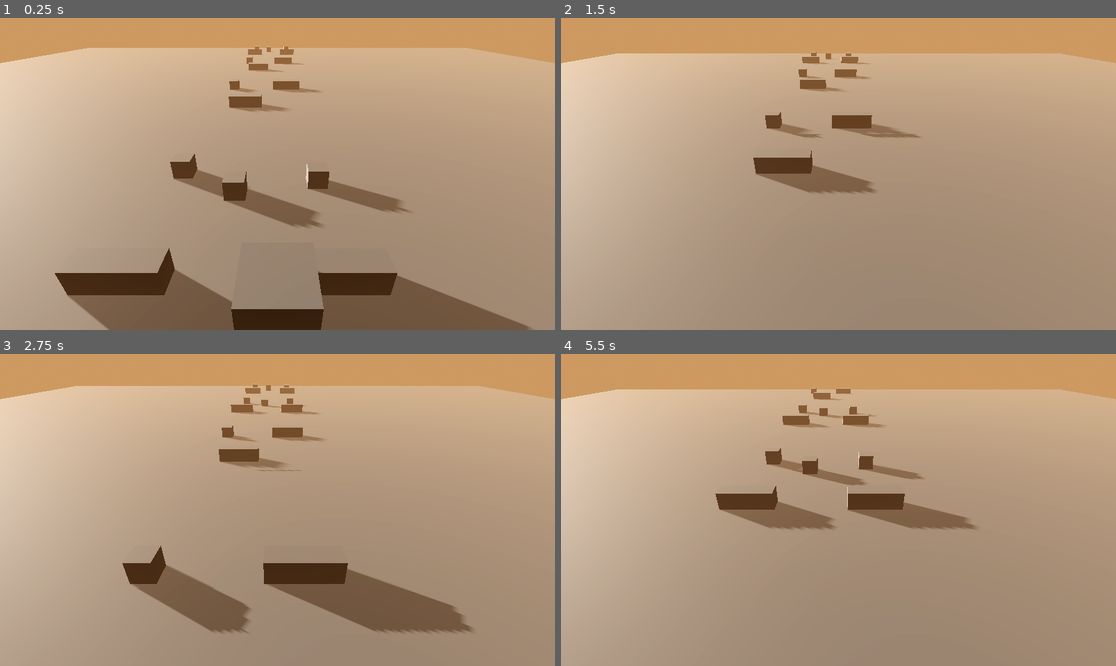
Above: before the commit, frames 1-4 (two rows, left to right).
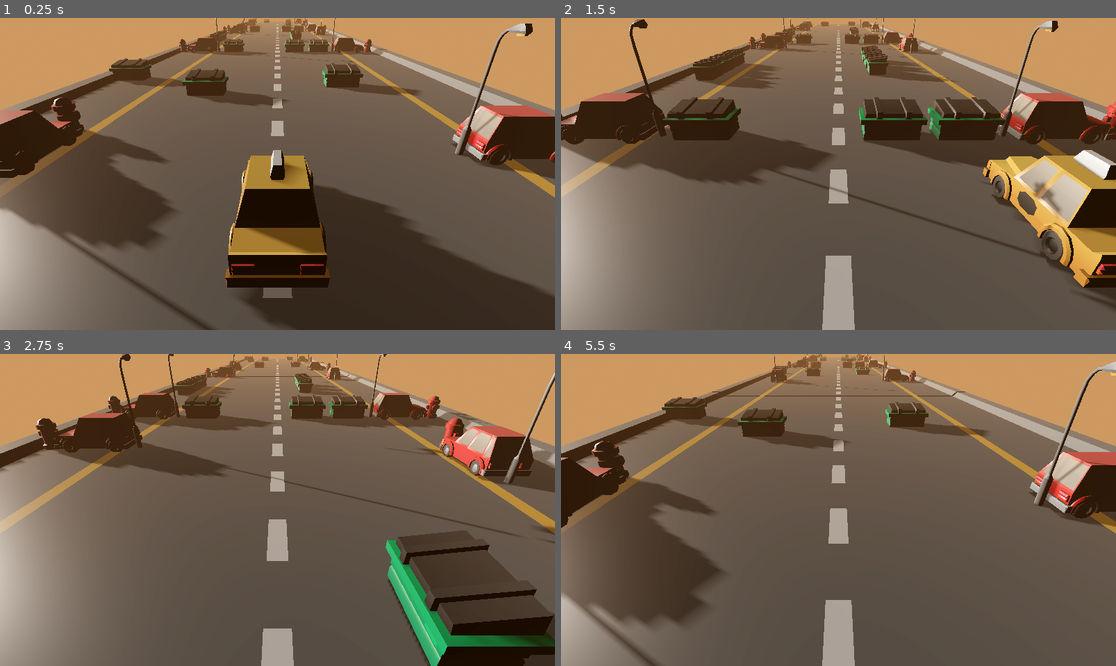
Above: after the commit, the same moments.

Repository: TheoM04/Car-Game
Game: Godot game, scene res://Main.tscn
The game is run twice, just before and just after one commit, with the same random seed, the same clock (stepped at 60 frames per second) and the same inputs.
Inputs (mouse positions are in pixels of both pictures, inside the frame that each line leads up to):
- Up to frame 1 (0.25 s): no input
- Up to frame 2 (1.5 s): tap Enter at 0.5 s; move the mouse to (960, 158) at 0.52 s; hold Right (ui_right) 0.53-1.28 s; click (960, 158) at 0.67 s; move the mouse to (727, 189) at 1.27 s; hold Down (ui_down) from 1.28 s (still down)
- Up to frame 3 (2.75 s): move the mouse to (333, 441) at 2.02 s; release Down (ui_down) at 2.03 s; hold Right (ui_right) from 2.03 s (still down)
- Up to frame 4 (5.5 s): move the mouse to (810, 572) at 2.77 s; release Right (ui_right) at 2.78 s; hold Up (ui_up) 2.78-3.53 s; click (810, 572) at 2.92 s; move the mouse to (1005, 556) at 3.52 s; hold Left (ui_left) 3.53-5.03 s; move the mouse to (672, 463) at 4.27 s; move the mouse to (866, 510) at 5.02 s; hold Down (ui_down) from 5.03 s (still down); click (866, 510) at 5.17 s

The runs differ from the first frame. In frame 1, 86% of the frame differs, in the area x 0-100%, y 0-100%; in frame 2, 88%; in frame 3, 88%; in frame 4, 90%.

Commit message:
added simple graphics for testing

Diff:
--- a/Main.tscn
+++ b/Main.tscn
@@ -20,8 +20,9 @@
 [node name="Main" type="Node3D" unique_id=1971039341]
 
 [node name="Camera3D" type="Camera3D" parent="." unique_id=1200017913]
-transform = Transform3D(1, 0, 0, 0, 0.8660254, 0.5, 0, -0.5, 0.8660254, 0, 7.5, 12.5)
-fov = 59.1
+transform = Transform3D(1, 0, 0, 0, 0.8681295, 0.4963377, 0, -0.4963377, 0.8681295, 0, 2.4806795, 8.979002)
+visible = false
+fov = 57.1
 
 [node name="WorldEnvironment" type="WorldEnvironment" parent="." unique_id=1617015305]
 environment = SubResource("Environment_0xm2m")
@@ -31,8 +32,8 @@
 shadow_enabled = true
 shadow_opacity = 0.75
 
-[node name="Car" parent="." unique_id=989504744 instance=ExtResource("2_r0du0")]
-transform = Transform3D(2, 0, 0, 0, 2, 0, 0, 0, 2, 0, 1, 7.5)
-
 [node name="TerrainController" parent="." unique_id=563873316 instance=ExtResource("3_r0du0")]
 transform = Transform3D(1, 0, 0, 0, 1, 0, 0, 0, 1, 0, 0, 10)
+
+[node name="Car" parent="." unique_id=1049898143 instance=ExtResource("2_r0du0")]
+transform = Transform3D(1, 0, 0, 0, 1, 0, 0, 0, 1, 0, 0, 6.5)
--- a/Scenes/Car.tscn
+++ b/Scenes/Car.tscn
@@ -1,18 +1,18 @@
 [gd_scene format=3 uid="uid://cbhkuopky11b4"]
 
 [ext_resource type="Script" uid="uid://beb1ibup5jao" path="res://Scripts/car.gd" id="1_1k6jk"]
+[ext_resource type="PackedScene" uid="uid://b7tghduhdgn3k" path="res://Assets/gltf/car_taxi.gltf" id="2_go66d"]
 
-[sub_resource type="BoxShape3D" id="BoxShape3D_y2uan"]
-
-[sub_resource type="BoxMesh" id="BoxMesh_gvgjh"]
+[sub_resource type="BoxShape3D" id="BoxShape3D_1sfmx"]
+size = Vector3(0.75, 0.55, 1.57)
 
 [node name="Car" type="CharacterBody3D" unique_id=989504744]
 physics_interpolation_mode = 1
-transform = Transform3D(0.5, 0, 0, 0, 0.5, 0, 0, 0, 0.5, 0, 0, 0)
 script = ExtResource("1_1k6jk")
 
-[node name="CollisionShape3D" type="CollisionShape3D" parent="." unique_id=1057158326]
-shape = SubResource("BoxShape3D_y2uan")
+[node name="car_taxi2" parent="." unique_id=1990908043 instance=ExtResource("2_go66d")]
+transform = Transform3D(-2, 0, -1.7484555e-07, 0, 2, 0, 1.7484555e-07, 0, -2, 0, 0.5756148, 0)
 
-[node name="MeshInstance3D" type="MeshInstance3D" parent="." unique_id=1173139905]
-mesh = SubResource("BoxMesh_gvgjh")
+[node name="CollisionShape3D" type="CollisionShape3D" parent="." unique_id=596478767]
+transform = Transform3D(1, 0, 0, 0, 1, 0, 0, 0, 1, 0, 0.7669185, 0)
+shape = SubResource("BoxShape3D_1sfmx")
--- a/Scenes/obstacles/obstacle_0.tscn
+++ b/Scenes/obstacles/obstacle_0.tscn
@@ -1,13 +1,16 @@
 [gd_scene format=3 uid="uid://krlqrgm6r6y8"]
 
-[sub_resource type="BoxShape3D" id="BoxShape3D_e8qss"]
+[ext_resource type="PackedScene" uid="uid://2mni7734fs3d" path="res://Assets/gltf/dumpster.gltf" id="1_yquvf"]
 
-[sub_resource type="BoxMesh" id="BoxMesh_ke3eq"]
+[sub_resource type="BoxShape3D" id="BoxShape3D_wt3t2"]
+size = Vector3(1, 0.4, 1)
 
 [node name="Obstacle0" type="StaticBody3D" unique_id=689983455]
+transform = Transform3D(1, 0, 0, 0, 1, 0, 0, 0, 1, 0, -0.04859495, 0)
+
+[node name="dumpster2" parent="." unique_id=1481925946 instance=ExtResource("1_yquvf")]
+transform = Transform3D(2, 0, 0, 0, 2, 0, 0, 0, 2, 0, 0, 0)
 
 [node name="CollisionShape3D" type="CollisionShape3D" parent="." unique_id=600264160]
-shape = SubResource("BoxShape3D_e8qss")
-
-[node name="MeshInstance3D" type="MeshInstance3D" parent="." unique_id=1580398344]
-mesh = SubResource("BoxMesh_ke3eq")
+transform = Transform3D(1, 0, 0, 0, 1, 0, 0, 0, 1, 0, 0.30791438, 0)
+shape = SubResource("BoxShape3D_wt3t2")
--- a/Scenes/obstacles/obstacle_1.tscn
+++ b/Scenes/obstacles/obstacle_1.tscn
@@ -1,33 +1,23 @@
 [gd_scene format=3 uid="uid://ddr5umh3di77b"]
 
-[sub_resource type="BoxShape3D" id="BoxShape3D_e8qss"]
+[ext_resource type="PackedScene" uid="uid://k6ssywtns6co" path="res://Assets/gltf/car_hatchback.gltf" id="1_fc5b6"]
+[ext_resource type="PackedScene" uid="uid://bmc0xf36tv55b" path="res://Assets/gltf/firehydrant.gltf" id="2_7nm06"]
+[ext_resource type="PackedScene" uid="uid://iuugdiyrgwra" path="res://Assets/gltf/streetlight.gltf" id="3_7nm06"]
 
-[sub_resource type="BoxMesh" id="BoxMesh_ke3eq"]
+[sub_resource type="BoxShape3D" id="BoxShape3D_x8nsr"]
+size = Vector3(2.3864136, 0.50783694, 0.7578125)
 
-[node name="Obstacle0" type="Node3D" unique_id=187621929]
+[node name="Obstacle1" type="StaticBody3D" unique_id=168672363]
 
-[node name="StaticBody3D_0" type="StaticBody3D" parent="." unique_id=947420944]
-transform = Transform3D(1, 0, 0, 0, 1, 0, 0, 0, 1, -1, 0, 0)
+[node name="car_hatchback2" parent="." unique_id=198184614 instance=ExtResource("1_fc5b6")]
+transform = Transform3D(-8.742278e-08, 0, 2, 0, 2, 0, -2, 0, -8.742278e-08, -0.13853508, 0.106725335, -1.5800133e-08)
 
-[node name="CollisionShape3D" type="CollisionShape3D" parent="StaticBody3D_0" unique_id=600264160]
-shape = SubResource("BoxShape3D_e8qss")
+[node name="firehydrant2" parent="." unique_id=2050807353 instance=ExtResource("2_7nm06")]
+transform = Transform3D(3, 0, 0, 0, 3, 0, 0, 0, 3, 1, -0.0070322845, 0)
 
-[node name="MeshInstance3D" type="MeshInstance3D" parent="StaticBody3D_0" unique_id=1580398344]
-mesh = SubResource("BoxMesh_ke3eq")
+[node name="streetlight2" parent="." unique_id=1450857140 instance=ExtResource("3_7nm06")]
+transform = Transform3D(-8.742278e-08, 0, 2, 0, 2, 0, -2, 0, -8.742278e-08, -1, 0, 0)
 
-[node name="StaticBody3D_1" type="StaticBody3D" parent="." unique_id=1457236938]
-
-[node name="CollisionShape3D" type="CollisionShape3D" parent="StaticBody3D_1" unique_id=1738878659]
-shape = SubResource("BoxShape3D_e8qss")
-
-[node name="MeshInstance3D" type="MeshInstance3D" parent="StaticBody3D_1" unique_id=776704378]
-mesh = SubResource("BoxMesh_ke3eq")
-
-[node name="StaticBody3D_2" type="StaticBody3D" parent="." unique_id=1614668471]
-transform = Transform3D(1, 0, 0, 0, 1, 0, 0, 0, 1, 1, 0, 0)
-
-[node name="CollisionShape3D" type="CollisionShape3D" parent="StaticBody3D_2" unique_id=138270927]
-shape = SubResource("BoxShape3D_e8qss")
-
-[node name="MeshInstance3D" type="MeshInstance3D" parent="StaticBody3D_2" unique_id=130798688]
-mesh = SubResource("BoxMesh_ke3eq")
+[node name="CollisionShape3D" type="CollisionShape3D" parent="." unique_id=1490398746]
+transform = Transform3D(1, 0, 0, 0, 1, 0, 0, 0, 1, -0.056793213, 0.19239505, -0.0056152344)
+shape = SubResource("BoxShape3D_x8nsr")
--- a/Scenes/terrain_blocks/terrain_0.tscn
+++ b/Scenes/terrain_blocks/terrain_0.tscn
@@ -2,29 +2,61 @@
 
 [ext_resource type="PackedScene" uid="uid://krlqrgm6r6y8" path="res://Scenes/obstacles/obstacle_0.tscn" id="1_5xi7c"]
 [ext_resource type="PackedScene" uid="uid://ddr5umh3di77b" path="res://Scenes/obstacles/obstacle_1.tscn" id="2_ssj1u"]
+[ext_resource type="PackedScene" uid="uid://7ipd38l0atck" path="res://Assets/gltf/road_straight.gltf" id="3_apgns"]
 
-[sub_resource type="PlaneMesh" id="PlaneMesh_e8qss"]
-size = Vector2(100, 20)
+[sub_resource type="BoxShape3D" id="BoxShape3D_2lj6w"]
+size = Vector3(11.993683, 0.41992724, 17.293457)
 
-[sub_resource type="ConvexPolygonShape3D" id="ConvexPolygonShape3D_ssj1u"]
-points = PackedVector3Array(-50, 0, -10, -50, 0, 10, 50, 0, -10, 50, 0, 10)
+[node name="AnimatableBody3D" type="AnimatableBody3D" unique_id=739630927]
 
-[node name="terrain_0" type="MeshInstance3D" unique_id=1209914852]
-mesh = SubResource("PlaneMesh_e8qss")
-
-[node name="ExitPoint" type="Marker3D" parent="." unique_id=1899368519]
-transform = Transform3D(1, 0, 0, 0, 1, 0, 0, 0, 1, 0, 0, 10)
+[node name="ExitPoint" type="Marker3D" parent="." unique_id=301943772]
+transform = Transform3D(1, 0, 0, 0, 1, 0, 0, 0, 1, 0, 0, 7.6367183)
 
 [node name="Obstacle0" parent="." unique_id=689983455 instance=ExtResource("1_5xi7c")]
-transform = Transform3D(1, 0, 0, 0, 1, 0, 0, 0, 1, -5, 0.5, -3)
+transform = Transform3D(-4.371139e-08, 0, -1, 0, 1, 0, 1, 0, -4.371139e-08, -4.473379, 0.42678463, -3)
 
-[node name="Obstacle1" parent="." unique_id=672319056 instance=ExtResource("2_ssj1u")]
-transform = Transform3D(1, 0, 0, 0, 1, 0, 0, 0, 1, 1, 0.5, -3)
+[node name="Obstacle1" parent="." unique_id=168672363 instance=ExtResource("2_ssj1u")]
+transform = Transform3D(-4.371139e-08, 0, 1, 0, 1, 0, -1, 0, -4.371139e-08, 4, 0.42678463, -8)
 
-[node name="Obstacle2" parent="." unique_id=1156484078 instance=ExtResource("2_ssj1u")]
-transform = Transform3D(1, 0, 0, 0, 1, 0, 0, 0, 1, -3, 0.5, 4)
+[node name="Obstacle2" parent="." unique_id=1130055316 instance=ExtResource("2_ssj1u")]
+transform = Transform3D(-1, 0, 8.742278e-08, 0, 1, 0, -8.742278e-08, 0, -1, -4.225002, 0.42678463, -9)
 
-[node name="StaticBody3D" type="StaticBody3D" parent="." unique_id=1615647704]
+[node name="Obstacle3" parent="." unique_id=143763449 instance=ExtResource("1_5xi7c")]
+transform = Transform3D(-4.371139e-08, 0, -1, 0, 1, 0, 1, 0, -4.371139e-08, -4.473379, 0.42678463, -1.656161)
 
-[node name="CollisionShape3D" type="CollisionShape3D" parent="StaticBody3D" unique_id=319272622]
-shape = SubResource("ConvexPolygonShape3D_ssj1u")
+[node name="Obstacle4" parent="." unique_id=1044933725 instance=ExtResource("1_5xi7c")]
+transform = Transform3D(-4.371139e-08, 0, -1, 0, 1, 0, 1, 0, -4.371139e-08, -4.473379, 0.42678463, -0.35026526)
+
+[node name="Obstacle6" parent="." unique_id=698436502 instance=ExtResource("1_5xi7c")]
+transform = Transform3D(1, 0, 0, 0, 1, 0, 0, 0, 1, 0.9563377, 0.42678463, 5)
+
+[node name="Obstacle5" parent="." unique_id=959026181 instance=ExtResource("1_5xi7c")]
+transform = Transform3D(1, 0, 0, 0, 1, 0, 0, 0, 1, 2.2901435, 0.42678463, 5)
+
+[node name="Obstacle7" parent="." unique_id=890849017 instance=ExtResource("2_ssj1u")]
+transform = Transform3D(1, 0, 0, 0, 1, 0, 0, 0, 1, 4.087776, 0.42678463, 5)
+
+[node name="Obstacle8" parent="." unique_id=304064653 instance=ExtResource("2_ssj1u")]
+transform = Transform3D(-1, 0, 8.742278e-08, 0, 1, 0, -8.742278e-08, 0, -1, -4.3126483, 0.42678463, 5)
+
+[node name="Obstacle9" parent="." unique_id=1402061593 instance=ExtResource("1_5xi7c")]
+transform = Transform3D(1, 0, 0, 0, 1, 0, 0, 0, 1, -2.4511456, 0.42678463, 5)
+
+[node name="Obstacle11" parent="." unique_id=654916125 instance=ExtResource("1_5xi7c")]
+transform = Transform3D(1.3113416e-07, 0, -1, 0, 1, 0, 1, 0, 1.3113416e-07, 1.4161191, 0.42678463, -1.2423863)
+
+[node name="Obstacle12" parent="." unique_id=218104593 instance=ExtResource("1_5xi7c")]
+transform = Transform3D(1.3113416e-07, 0, -1, 0, 1, 0, 1, 0, 1.3113416e-07, 1.4161191, 0.42678463, -2.7066433)
+
+[node name="Obstacle13" parent="." unique_id=371703181 instance=ExtResource("1_5xi7c")]
+transform = Transform3D(1.3113416e-07, 0, -1, 0, 1, 0, 1, 0, 1.3113416e-07, 1.4161191, 0.42678463, -4.137868)
+
+[node name="CollisionShape3D" type="CollisionShape3D" parent="." unique_id=1846078950]
+transform = Transform3D(1, 0, 0, 0, 1, 0, 0, 0, 1, -0.0029754639, 0.21301538, -0.9855957)
+shape = SubResource("BoxShape3D_2lj6w")
+
+[node name="road_straight2" parent="." unique_id=1094575158 instance=ExtResource("3_apgns")]
+transform = Transform3D(6, 0, 0, 0, 6, 0, 0, 0, 4.3199997, 0, 0, -5.3199997)
+
+[node name="road_straight3" parent="." unique_id=288012741 instance=ExtResource("3_apgns")]
+transform = Transform3D(6, 0, 0, 0, 6, 0, 0, 0, 4.3199997, 0, 0, 3.3199997)
--- a/Scenes/terrain_blocks/terrain_1.tscn
+++ b/Scenes/terrain_blocks/terrain_1.tscn
@@ -2,35 +2,37 @@
 
 [ext_resource type="PackedScene" uid="uid://krlqrgm6r6y8" path="res://Scenes/obstacles/obstacle_0.tscn" id="1_kson5"]
 [ext_resource type="PackedScene" uid="uid://ddr5umh3di77b" path="res://Scenes/obstacles/obstacle_1.tscn" id="2_vjcuh"]
+[ext_resource type="PackedScene" uid="uid://7ipd38l0atck" path="res://Assets/gltf/road_straight.gltf" id="3_vjcuh"]
 
-[sub_resource type="PlaneMesh" id="PlaneMesh_e8qss"]
-size = Vector2(100, 20)
+[sub_resource type="BoxShape3D" id="BoxShape3D_l83et"]
+size = Vector3(11.812012, 0.42019787, 17.276611)
 
-[sub_resource type="ConvexPolygonShape3D" id="ConvexPolygonShape3D_kson5"]
-points = PackedVector3Array(-50, 0, -10, -50, 0, 10, 50, 0, -10, 50, 0, 10)
+[node name="AnimatableBody3D" type="AnimatableBody3D" unique_id=1385488638]
 
-[node name="terrain_0" type="MeshInstance3D" unique_id=1209914852]
-mesh = SubResource("PlaneMesh_e8qss")
-
-[node name="ExitPoint" type="Marker3D" parent="." unique_id=1899368519]
-transform = Transform3D(1, 0, 0, 0, 1, 0, 0, 0, 1, 0, 0, 10)
+[node name="ExitPoint" type="Marker3D" parent="." unique_id=2022592829]
+transform = Transform3D(1, 0, 0, 0, 1, 0, 0, 0, 1, 0, 0, 7.637372)
 
 [node name="Obstacle0" parent="." unique_id=689983455 instance=ExtResource("1_kson5")]
-transform = Transform3D(1, 0, 0, 0, 1, 0, 0, 0, 1, -5, 0.5, -3)
+transform = Transform3D(1, 0, 0, 0, 1, 0, 0, 0, 1, -5, 0.38484544, -5)
 
-[node name="Obstacle3" parent="." unique_id=2047072805 instance=ExtResource("1_kson5")]
-transform = Transform3D(1, 0, 0, 0, 1, 0, 0, 0, 1, -2, 0.5, -1)
+[node name="Obstacle3" parent="." unique_id=539251024 instance=ExtResource("1_kson5")]
+transform = Transform3D(1, 0, 0, 0, 1, 0, 0, 0, 1, -2, 0.38484544, -3)
 
-[node name="Obstacle1" parent="." unique_id=672319056 instance=ExtResource("2_vjcuh")]
-transform = Transform3D(1, 0, 0, 0, 1, 0, 0, 0, 1, 2, 0.5, 4)
+[node name="Obstacle1" parent="." unique_id=168672363 instance=ExtResource("2_vjcuh")]
+transform = Transform3D(1, 0, 0, 0, 1, 0, 0, 0, 1, 4, 0.42176908, 1)
 
-[node name="Obstacle2" parent="." unique_id=1156484078 instance=ExtResource("2_vjcuh")]
-transform = Transform3D(1, 0, 0, 0, 1, 0, 0, 0, 1, -5, 0.5, 4)
+[node name="Obstacle2" parent="." unique_id=503359387 instance=ExtResource("2_vjcuh")]
+transform = Transform3D(-4.371139e-08, 0, 1, 0, 1, 0, -1, 0, -4.371139e-08, -4, 0.42176908, 1)
 
-[node name="Obstacle4" parent="." unique_id=1027862894 instance=ExtResource("1_kson5")]
-transform = Transform3D(1, 0, 0, 0, 1, 0, 0, 0, 1, 2, 0.5, -2)
+[node name="Obstacle4" parent="." unique_id=1500889392 instance=ExtResource("1_kson5")]
+transform = Transform3D(1, 0, 0, 0, 1, 0, 0, 0, 1, 2, 0.38484544, -4)
 
-[node name="StaticBody3D" type="StaticBody3D" parent="." unique_id=2144360537]
+[node name="CollisionShape3D" type="CollisionShape3D" parent="." unique_id=2130819612]
+transform = Transform3D(1, 0, 0, 0, 1, 0, 0, 0, 1, -0.08706665, 0.21058185, -0.9991455)
+shape = SubResource("BoxShape3D_l83et")
 
-[node name="CollisionShape3D" type="CollisionShape3D" parent="StaticBody3D" unique_id=899379844]
-shape = SubResource("ConvexPolygonShape3D_kson5")
+[node name="road_straight2" parent="." unique_id=1094575158 instance=ExtResource("3_vjcuh")]
+transform = Transform3D(6, 0, 0, 0, 6, 0, 0, 0, 4.3199997, 0, 0, -5.3199997)
+
+[node name="road_straight3" parent="." unique_id=1772688243 instance=ExtResource("3_vjcuh")]
+transform = Transform3D(6, 0, 0, 0, 6, 0, 0, 0, 4.3199997, 0, 0, 3.3199997)
--- a/Scripts/car.gd
+++ b/Scripts/car.gd
@@ -2,21 +2,16 @@
 
 
 const SPEED = 5.0
-const JUMP_VELOCITY = 4.5
 
-
-func _physics_process(delta: float) -> void:
-	# Add the gravity.
-	if not is_on_floor():
-		velocity += get_gravity() * delta
-
+func _physics_process(_delta: float) -> void:
 	# Get the input direction and handle the movement/deceleration.
 	# As good practice, you should replace UI actions with custom gameplay actions.
 	var input_dir := Input.get_vector("ui_left", "ui_right", "ui_up", "ui_down")
-	var direction := (transform.basis * Vector3(input_dir.x, 0, input_dir.y)).normalized()
+	var direction := (transform.basis * Vector3(input_dir.x, 0, 0)).normalized()
 	if direction:
 		velocity.x = direction.x * SPEED
 	else:
 		velocity.x = move_toward(velocity.x, 0, SPEED)
 
+	velocity.z = 0
 	move_and_slide()
--- a/Scripts/terrain_controller.gd
+++ b/Scripts/terrain_controller.gd
@@ -10,12 +10,13 @@
 ## Holds the catalog of loaded terrian block scenes
 var TerrainBlocks: Array = []
 ## The set of terrian blocks which are currently rendered to viewport
-var terrain_belt: Array[MeshInstance3D] = []
+var terrain_belt: Array[AnimatableBody3D] = []
 @export var terrain_velocity: float = 10.0
 ## The number of blocks to keep rendered to the viewport
 @export var num_terrain_blocks = 4
 ## Path to directory holding the terrain block scenes
 @export_dir var terrian_blocks_path = "res://Scenes/terrain_blocks"
+@export var block_size: float = 17.277
 
 
 func _ready() -> void:
@@ -35,7 +36,7 @@
 	for block_index in number_of_blocks:
 		var block = TerrainBlocks.pick_random().instantiate()
 		if block_index == 0:
-			block.position.z = block.mesh.size.y/2
+			block.position.z = block_size/2
 		else:
 			_append_to_far_edge(terrain_belt[block_index-1], block)
 		add_child(block)
@@ -46,7 +47,7 @@
 	for block in terrain_belt:
 		block.position.z += terrain_velocity * delta
 
-	if terrain_belt[0].position.z >= terrain_belt[0].mesh.size.y/2:
+	if terrain_belt[0].position.z >= block_size/2:
 		var last_terrain = terrain_belt[-1]
 		var first_terrain = terrain_belt.pop_front()
 
@@ -57,5 +58,5 @@
 		first_terrain.queue_free()
 
 
-func _append_to_far_edge(target_block: MeshInstance3D, appending_block: MeshInstance3D) -> void:
-	appending_block.position.z = target_block.position.z - target_block.mesh.size.y/2 - appending_block.mesh.size.y/2
+func _append_to_far_edge(target_block: AnimatableBody3D, appending_block: AnimatableBody3D) -> void:
+	appending_block.position.z = target_block.position.z - block_size
Binary file added: Assets/gltf/base.bin
Not shown, added: Assets/gltf/base.gltf
Not shown, added: Assets/gltf/base.gltf.import
Binary file added: Assets/gltf/bench.bin
Not shown, added: Assets/gltf/bench.gltf
Not shown, added: Assets/gltf/bench.gltf.import
Binary file added: Assets/gltf/box_A.bin
Not shown, added: Assets/gltf/box_A.gltf
Not shown, added: Assets/gltf/box_A.gltf.import
Binary file added: Assets/gltf/box_B.bin
Not shown, added: Assets/gltf/box_B.gltf
Not shown, added: Assets/gltf/box_B.gltf.import
(and 116 more such lines)
